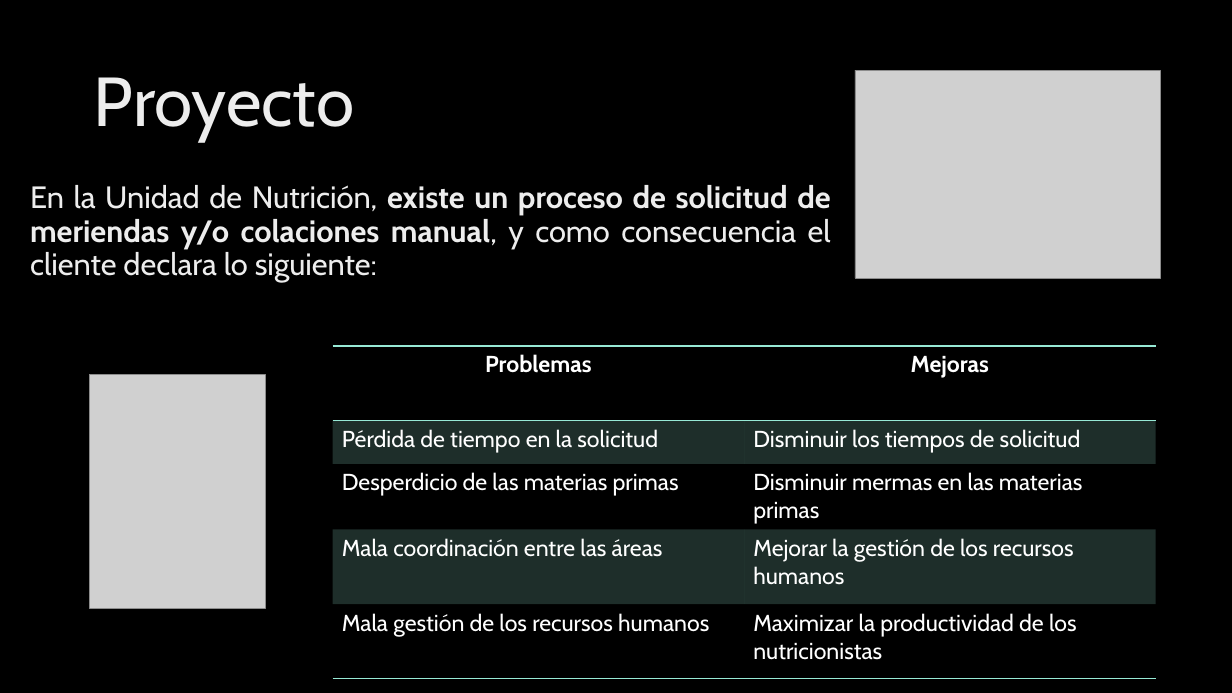
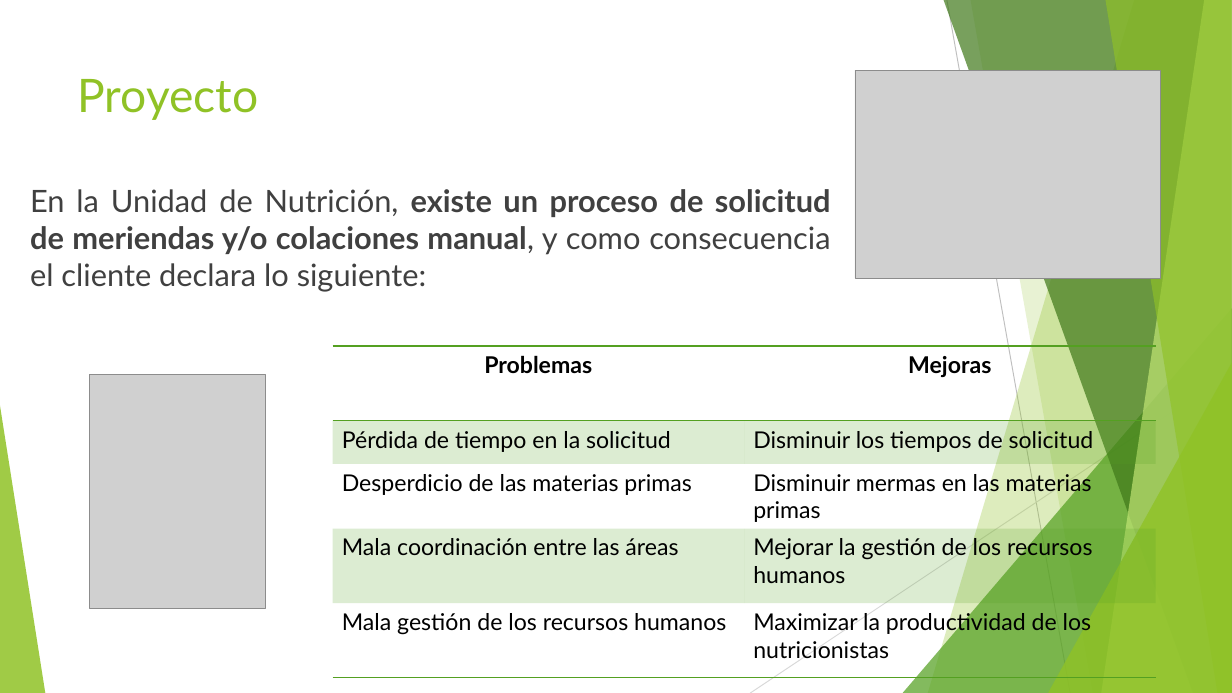
Before and after one commit to food-aid/Seminario, a slide deck: slide 4 of Food-Aid.pptx. Drawn at 1232x693 pixels with LibreOffice and Linux fonts; fonts in the diff are those of the drawing; grey boxes stand for pictures; background and template pictures are left out. Boxes give left, top, right and bottom in pixels: in the first picture for what was removed or moved away, otherwise in the second. Text is boxed around its words. In the diff, an @@ line names an element or a change of style, - is before the commit and + after.

```diff
--- a/Food-Aid.pptx
+++ b/Food-Aid.pptx
@@ background picture (left out) to #FFFFFF @@
@@ title "Proyecto": place and size @@
-title "Proyecto" at box(94, 77, 354, 141)
+title "Proyecto" at box(78, 79, 259, 120)
@@ title "Proyecto" at box(78, 79, 259, 120): size 54 to 36 pt, font Cabin to Lato, text colour gradient #BFBFBF to #EDEDED to #FFFFFF to #90C226; line spacing 0.9 to 1; vertical alignment middle to top @@
@@ text "En la Unidad de Nutrición, ..." at box(30, 189, 831, 292): font Cabin to Lato, text colour gradient #BFBFBF to #EDEDED to #FFFFFF to #404040; line spacing 0.9 to 1 @@
@@ table at box(333, 346, 1155, 663) @@
@@ fill #97E9D5 at 20% opacity to #54A021 at 20% opacity in 4 cells @@
@@ font Cabin to Lato, text colour #FFFFFF to #000000 @@
@@ borders changed @@
@@ group added at box(0, 0, 1232, 693): 5 freeform shapes, 3 triangles, 2 lines @@
```
Also in this commit, not shown: 11 other slides changed.
